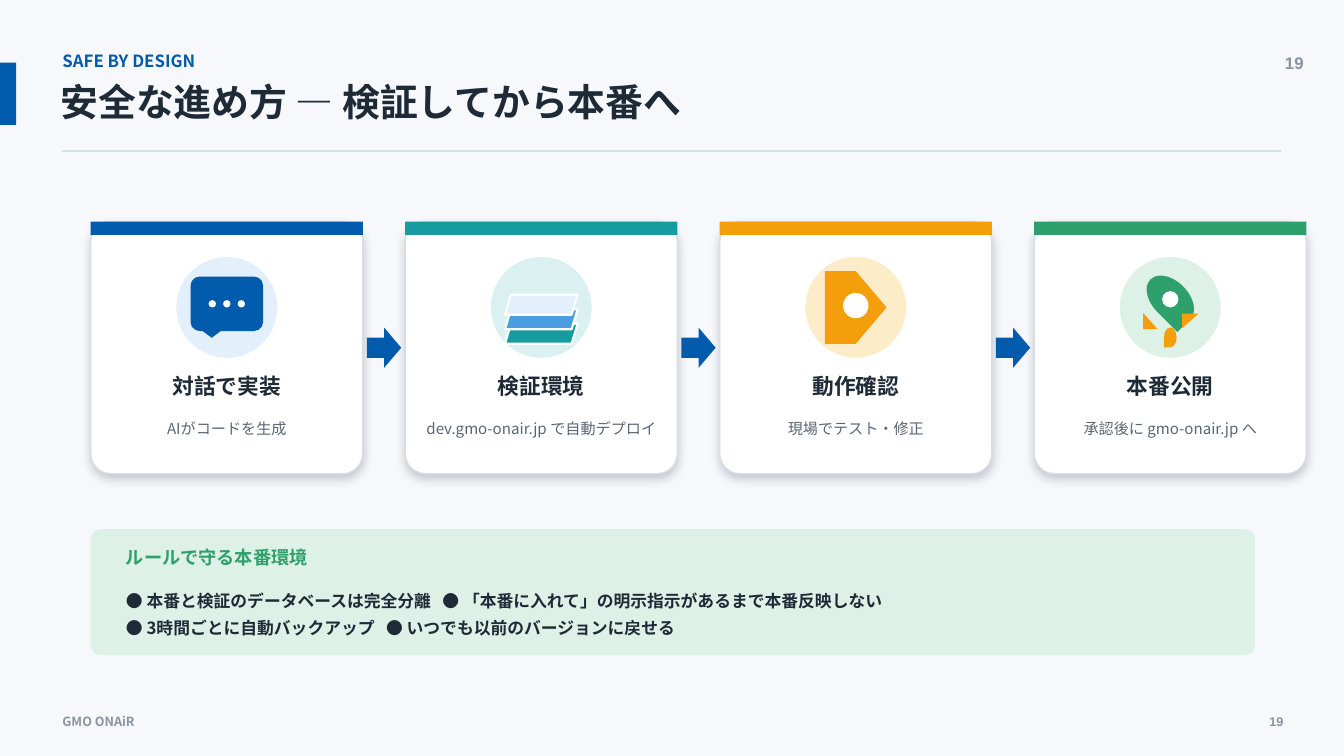
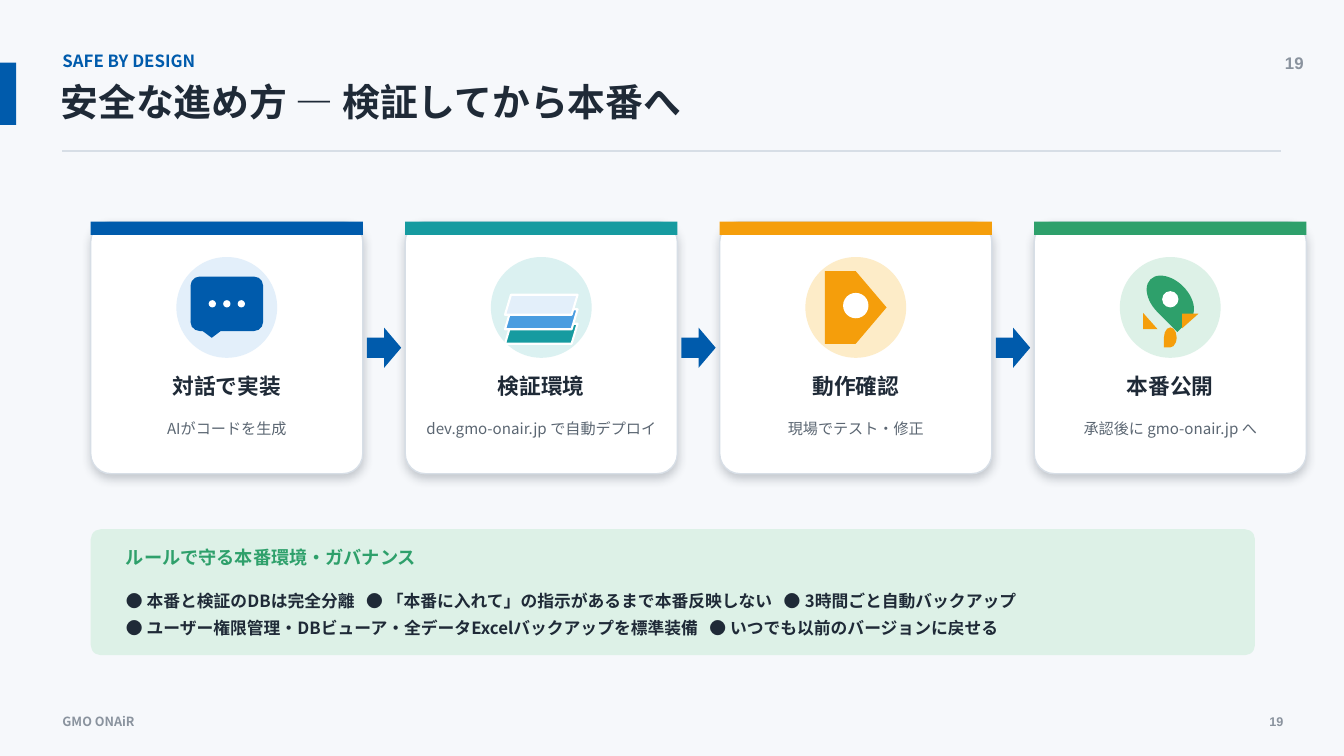
Before and after one commit to terai-takehiro/gmo-onair, a slide deck: slide 19 of docs/presentation/GMO_ONAiR_プレゼン.pptx. Drawn at 1344x756 pixels with LibreOffice and Linux fonts; fonts in the diff are those of the drawing. Boxes give left, top, right and bottom in pixels: in the first picture for what was removed or moved away, otherwise in the second. Text is boxed around its words. In the diff, an @@ line names an element or a change of style, - is before the commit and + after.

```diff
--- a/docs/presentation/GMO_ONAiR_プレゼン.pptx
+++ b/docs/presentation/GMO_ONAiR_プレゼン.pptx
@@ text at [126,548,416,566]: text changed @@
-ルールで守る本番環境
+ルールで守る本番環境・ガバナンス
@@ text at [147,592,1016,636]: text changed @@
-● 本番と検証のデータベースは完全分離 ● 「本番に入れて」の明示指示があるまで本番反映しない
-● 3時間ごとに自動バックアップ ● いつでも以前のバージョンに戻せる
+● 本番と検証のDBは完全分離 ● 「本番に入れて」の指示があるまで本番反映しない ● 3時間ごと自動バックアップ
+● ユーザー権限管理・DBビューア・全データExcelバックアップを標準装備 ● いつでも以前のバージョンに戻せる
```
Also in this commit, not shown: 9 other slides changed, 9 other files.
